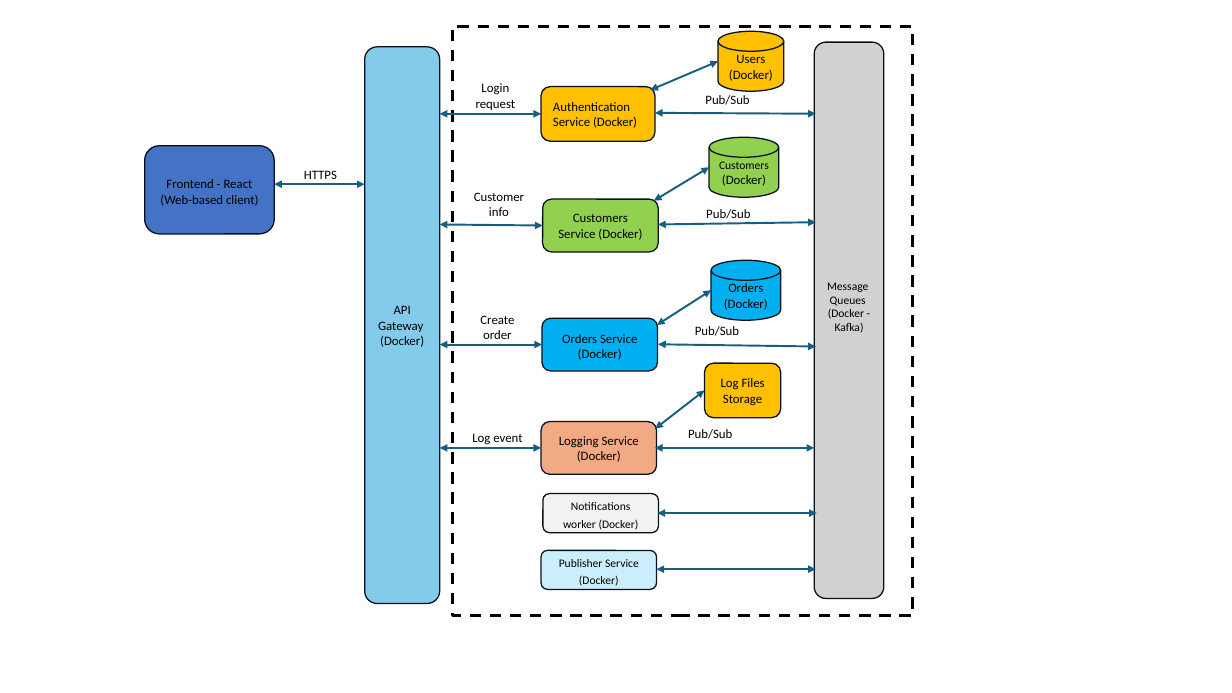
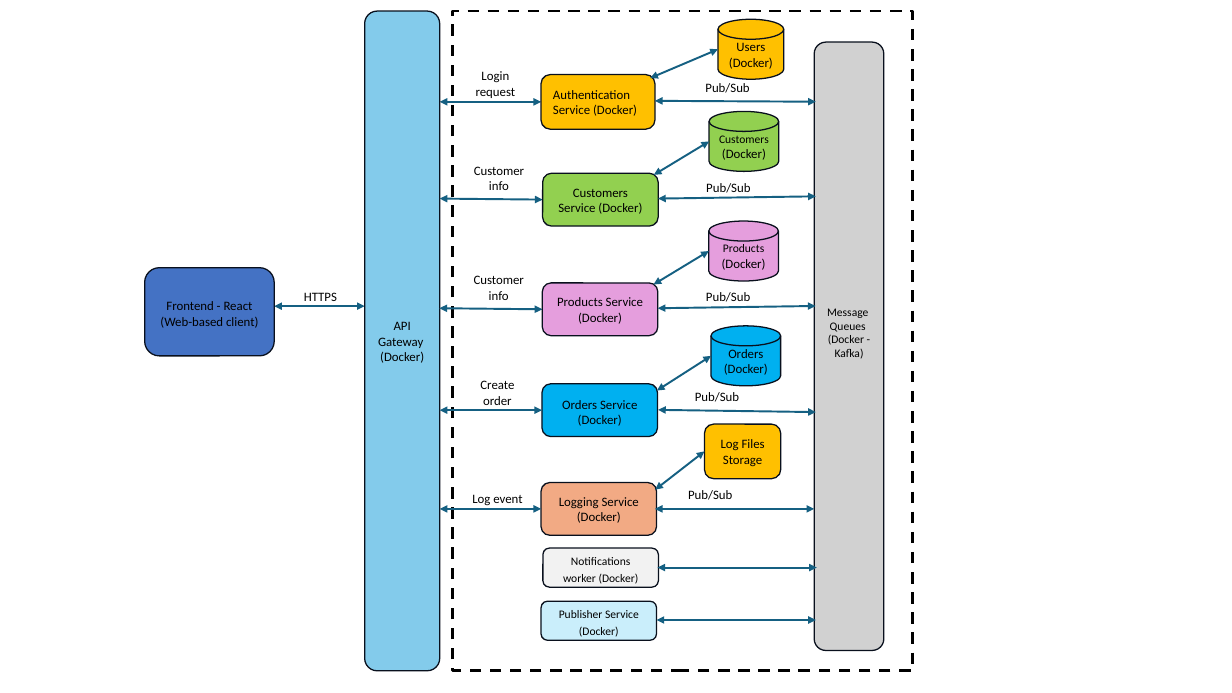
Before and after one commit to triniti1/A2C, a slide deck: slide 3 of Documentations/SysArchitecture.pptx. Drawn at 1232x693 pixels with LibreOffice and Linux fonts; fonts in the diff are those of the drawing. Boxes give left, top, right and bottom in pixels: in the first picture for what was removed or moved away, otherwise in the second. Text is boxed around its words. In the diff, an @@ line names an element or a change of style, - is before the commit and + after.

```diff
--- a/Documentations/SysArchitecture.pptx
+++ b/Documentations/SysArchitecture.pptx
@@ rounded rectangle "API Gateway" resized from (x1=365, y1=47, x2=440, y2=604) to (x1=365, y1=11, x2=440, y2=671) @@
@@ rectangle resized from (x1=452, y1=26, x2=912, y2=616) to (x1=452, y1=11, x2=912, y2=671) @@
@@ 3 double arrows, 2 texts, 1 cylinder, 1 rounded rectangle moved together from (x1=440, y1=31, x2=816, y2=141) to (x1=440, y1=19, x2=816, y2=129) @@
@@ rounded rectangle "Message" resized from (x1=814, y1=43, x2=884, y2=599) to (x1=814, y1=43, x2=884, y2=651) @@
@@ 3 double arrows, 1 cylinder, 1 text, 1 rounded rectangle, 1 rectangle moved together from (x1=440, y1=138, x2=816, y2=252) to (x1=440, y1=112, x2=816, y2=226) @@
@@ cylinder added at (x1=709, y1=221, x2=778, y2=281), fill #E59EDD, outline #09101D 1 pt, 9 pt, text #000000 @@
+Products
+(Docker)
@@ double arrow added from (653, 285) to (709, 251), #156082 1.5 pt @@
@@ 1 rounded rectangle, 1 text, 1 double arrow moved together from (x1=145, y1=146, x2=365, y2=234) to (x1=145, y1=268, x2=365, y2=356) @@
@@ group added at (x1=440, y1=270, x2=816, y2=335): 2 double arrows, 1 text, 1 rounded rectangle, 1 rectangle @@
+Pub/Sub
+Products Service (Docker)
+Customer info
@@ 3 double arrows, 2 texts, 1 cylinder, 1 rounded rectangle moved together from (x1=440, y1=261, x2=816, y2=371) to (x1=440, y1=326, x2=816, y2=436) @@
@@ 3 double arrows, 2 texts, 2 rounded rectangles moved together from (x1=440, y1=363, x2=814, y2=474) to (x1=440, y1=424, x2=814, y2=535) @@
@@ rounded rectangle "Notifications worker (Docker)" moved from (x1=543, y1=494, x2=659, y2=532) to (x1=543, y1=548, x2=659, y2=587) @@
@@ double arrow moved from (658, 513) - (817, 513) to (658, 567) - (817, 567) @@
@@ rounded rectangle "Publisher Service (Docker)" moved from (x1=542, y1=551, x2=657, y2=590) to (x1=542, y1=602, x2=657, y2=640) @@
@@ double arrow moved from (657, 569) - (816, 569) to (657, 620) - (816, 620) @@
```
Also in this commit, not shown: 1 slide added, 1 slide removed, 9 other files.
